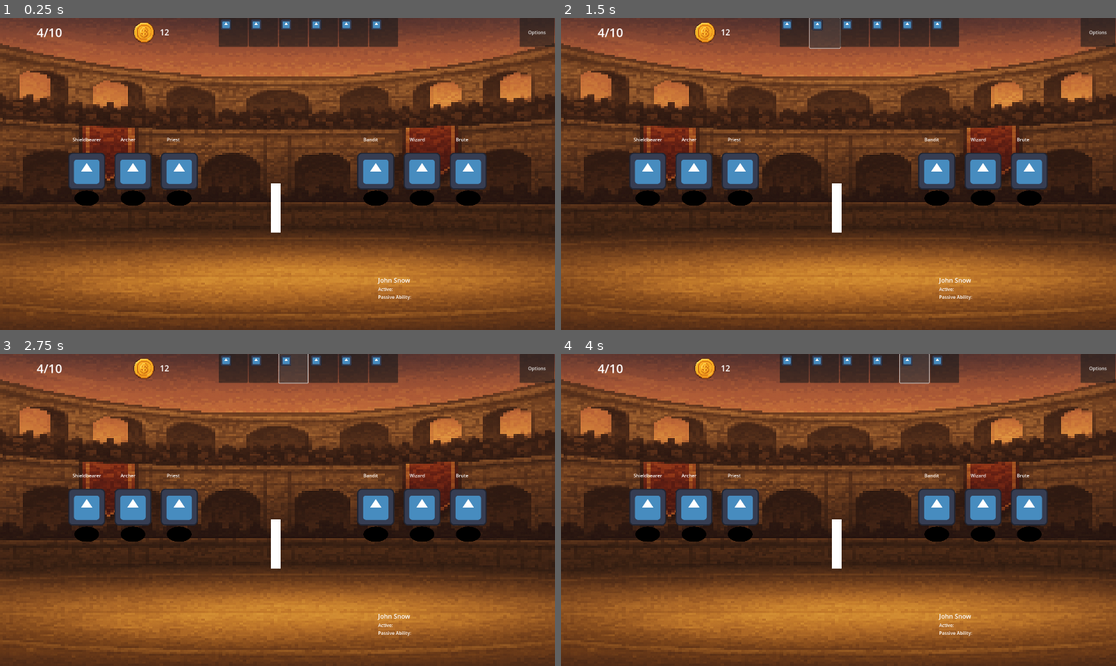
Above: before the commit, frames 1-4 (two rows, left to right).
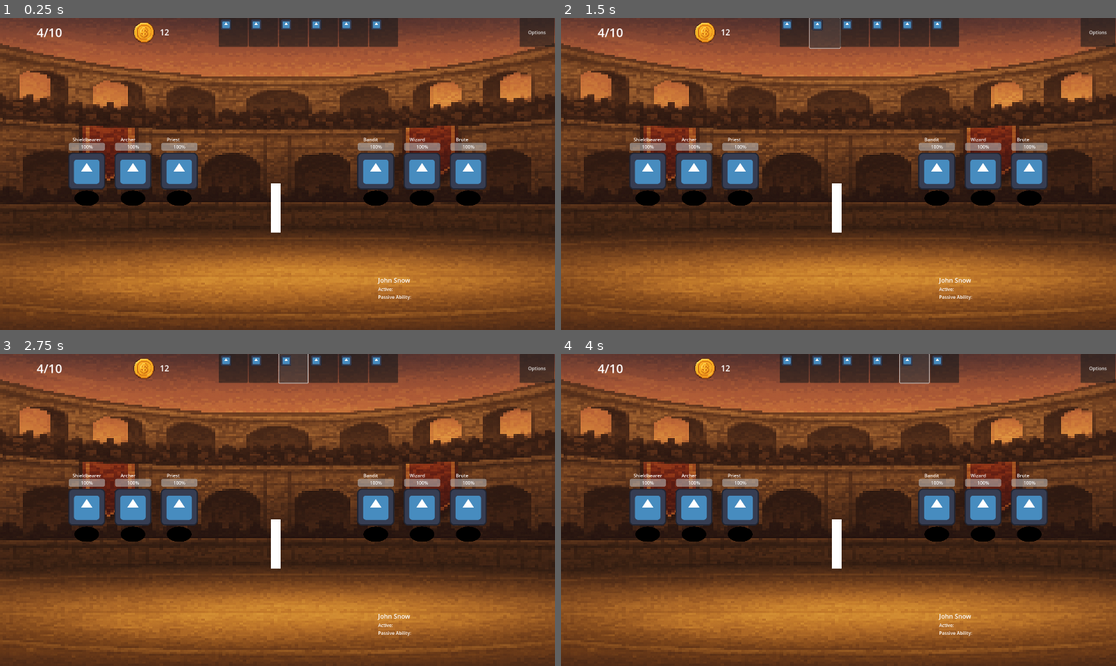
Above: after the commit, the same moments.

Repository: klaswell16/auto_battler
Game: Godot game, scene res://scenes/battle_scene.tscn
The game is run twice, just before and just after one commit, with the same random seed, the same clock (stepped at 60 frames per second) and the same inputs. The engine's default icon, where the game draws it, is replaced by a stand-in: a white triangle on a blue panel in a dark square.
Inputs (mouse positions are in pixels of both pictures, inside the frame that each line leads up to):
- Up to frame 1 (0.25 s): no input
- Up to frame 2 (1.5 s): click (794, 33) at 0.5 s; click (821, 33) at 1.25 s
- Up to frame 3 (2.75 s): click (294, 369) at 2 s
- Up to frame 4 (4 s): click (882, 369) at 2.75 s; click (916, 369) at 3.5 s

The runs differ from the first frame. In frame 1, 1.0% of the frame differs, in the area x 12-88%, y 39-43%; in frame 2, 1.0%; in frame 3, 1.0%; in frame 4, 1.0%.

Commit message:
Add health bar

Diff:
--- a/scenes/champion.tscn
+++ b/scenes/champion.tscn
@@ -18,14 +18,15 @@
 
 [node name="UI" type="Node2D" parent="."]
 
-[node name="HPBar" type="TextureProgressBar" parent="UI"]
+[node name="HPBar" type="ProgressBar" parent="UI"]
 anchors_preset = 5
 anchor_left = 0.5
 anchor_right = 0.5
 offset_left = -62.5
 offset_right = 62.5
-offset_bottom = 20.0
+offset_bottom = 27.0
 grow_horizontal = 2
+fill_mode = 1
 
 [node name="NameLabel" type="Label" parent="UI"]
 anchors_preset = 7
--- a/scripts/champion.gd
+++ b/scripts/champion.gd
@@ -8,7 +8,7 @@
 
 var hp: int
 
-@onready var hp_bar: TextureProgressBar = $UI/HPBar
+@onready var hp_bar: ProgressBar = $UI/HPBar
 @onready var name_label: Label = $UI/NameLabel
 
 func _ready():
Binary file added: scripts/greenbar.png
Not shown, added: scripts/greenbar.png.import
Binary file added: sprites/greenbar.webp
Not shown, added: sprites/greenbar.webp.import
